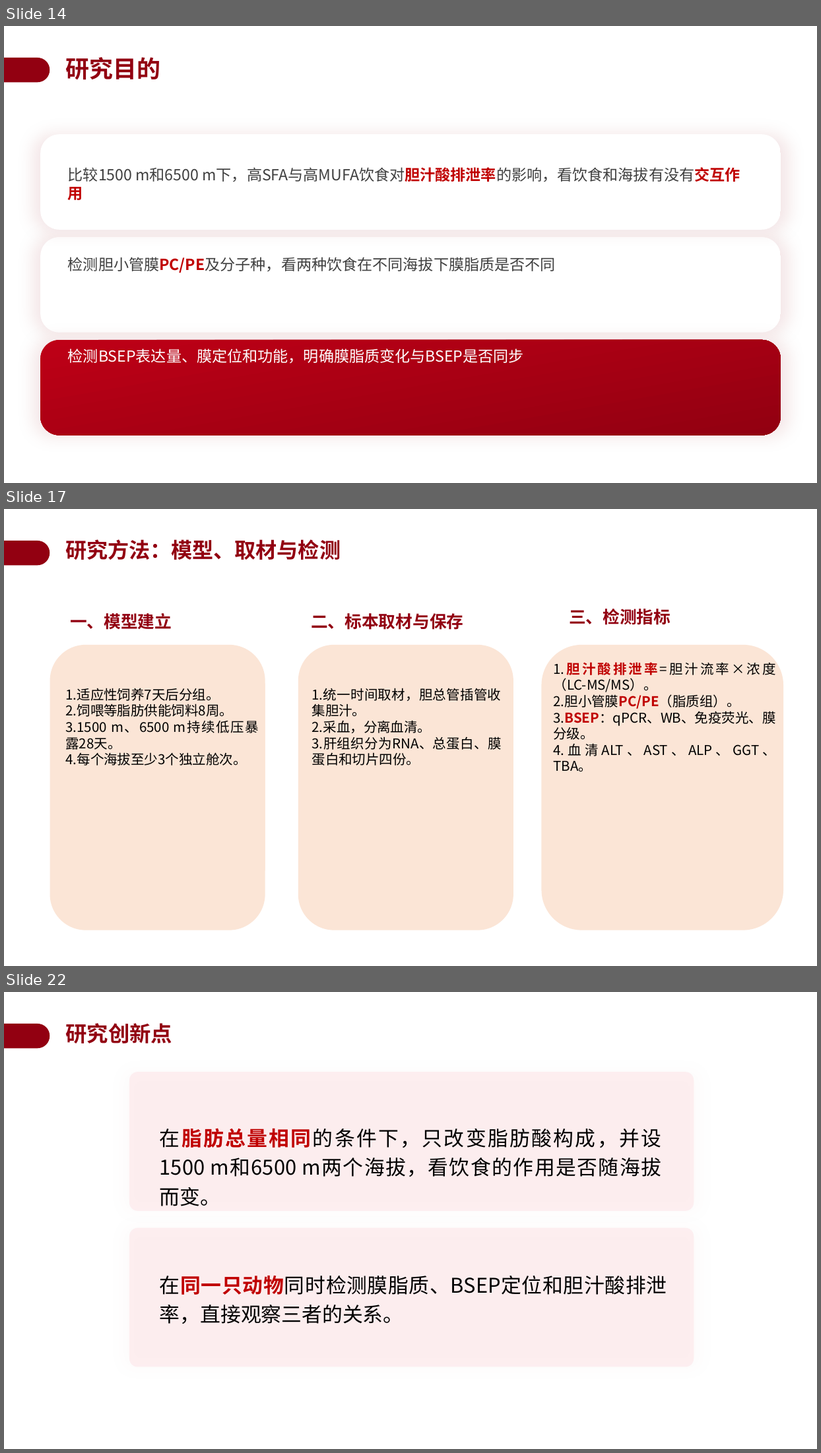
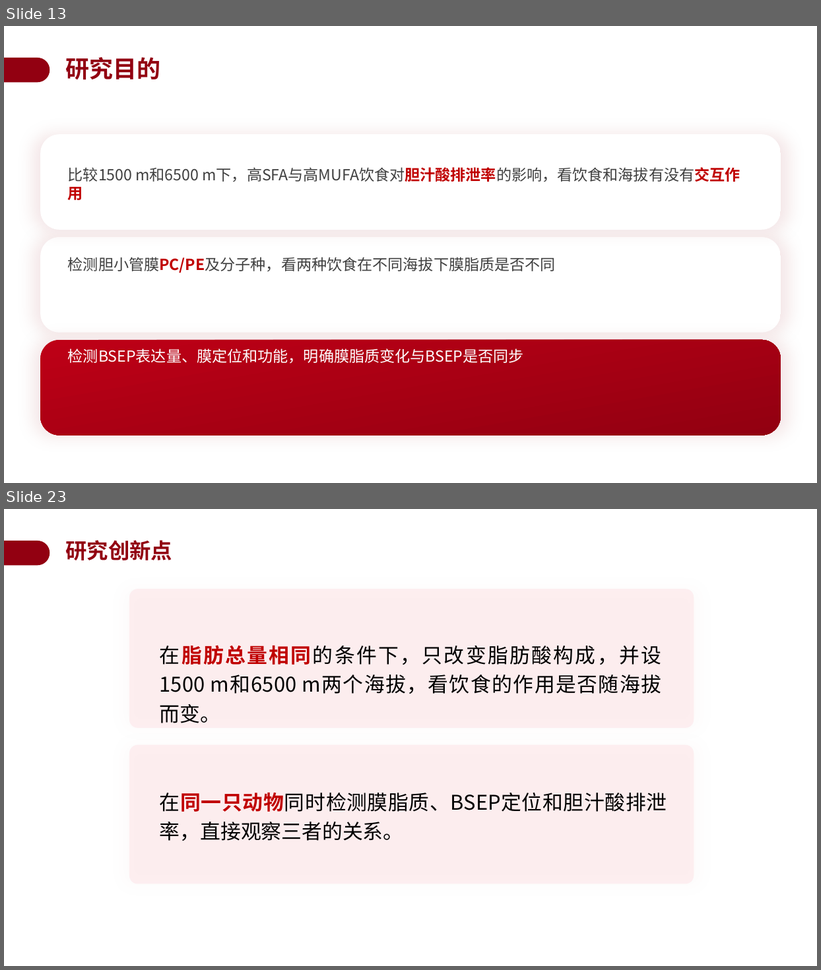
Before and after one commit to a854589274-afk/1, a slide deck: 开题答辩PPT_BSEP高原低压低氧.pptx. Shown one above the other, each under a label of ours: slides 14, 17 and 22 before the commit, slides 13 and 23 after it; the slides between them are not shown. The pictures are 821x1453 and 821x970 pixels, drawn with LibreOffice and Linux fonts; fonts in the diff are those of the drawing; background and template pictures are left out. Boxes give left, top, right and bottom in pixels: in the first picture for what was removed or moved away, otherwise in the second. Text is boxed around its words. In the diff, an @@ line names an element or a change of style, - is before the commit and + after.

```diff
--- a/开题答辩PPT_BSEP高原低压低氧.pptx
+++ b/开题答辩PPT_BSEP高原低压低氧.pptx
@@ slide 17 removed at (x1=4, y1=509, x2=817, y2=966), background #FFFFFF; not listed: 1 template element that a slide beside it also shows @@
@@ text removed at (x1=66, y1=539, x2=341, y2=560) @@
-研究方法：模型、取材与检测
@@ text removed at (x1=70, y1=613, x2=172, y2=630) @@
-一、模型建立
@@ text removed at (x1=311, y1=613, x2=463, y2=630) @@
-二、标本取材与保存
@@ text removed at (x1=569, y1=609, x2=671, y2=625) @@
-三、检测指标
@@ rounded rectangle removed at (x1=50, y1=645, x2=265, y2=931) @@
@@ rounded rectangle removed at (x1=298, y1=645, x2=514, y2=931) @@
@@ rounded rectangle removed at (x1=541, y1=645, x2=783, y2=931) @@
@@ text removed at (x1=554, y1=660, x2=776, y2=772) @@
-1.胆汁酸排泄率=胆汁流率×浓度（LC-MS/MS）。
-2.胆小管膜PC/PE（脂质组）。
-3.BSEP：qPCR、WB、免疫荧光、膜分级。
-4.血清ALT、AST、ALP、GGT、TBA。
@@ text removed at (x1=65, y1=688, x2=246, y2=766) @@
-1.适应性饲养7天后分组。
-2.饲喂等脂肪供能饲料8周。
-3.1500 m、6500 m持续低压暴露28天。
-4.每个海拔至少3个独立舱次。
@@ text removed at (x1=312, y1=688, x2=502, y2=766) @@
-1.统一时间取材，胆总管插管收集胆汁。
-2.采血，分离血清。
-3.肝组织分为RNA、总蛋白、膜蛋白和切片四份。
@@ what was slide 14 is now slide 13 @@
@@ what was slide 22 is now slide 23 @@
```
Also in this commit, not shown: 9 slides changed, 4 slides added, 1 other slide removed.
